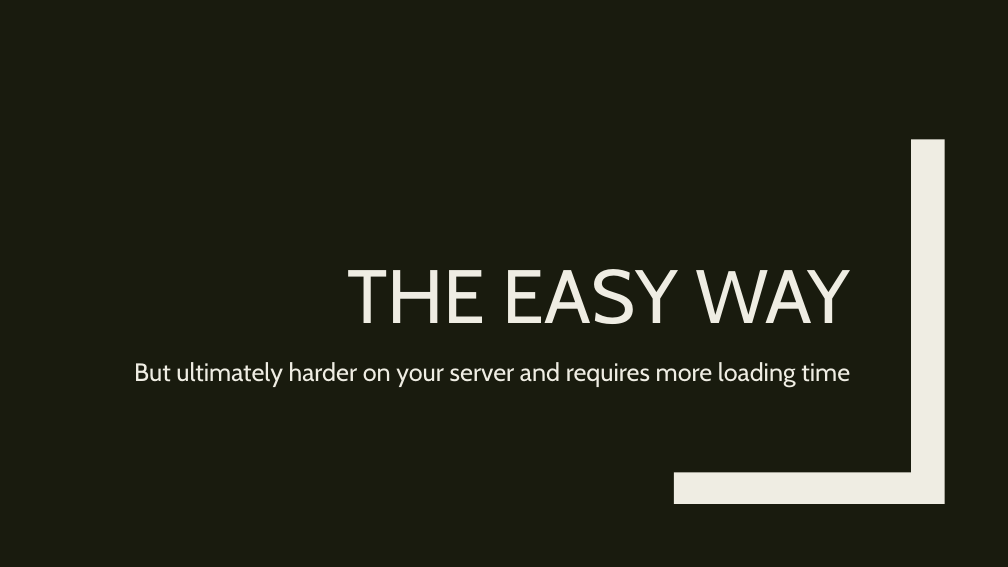
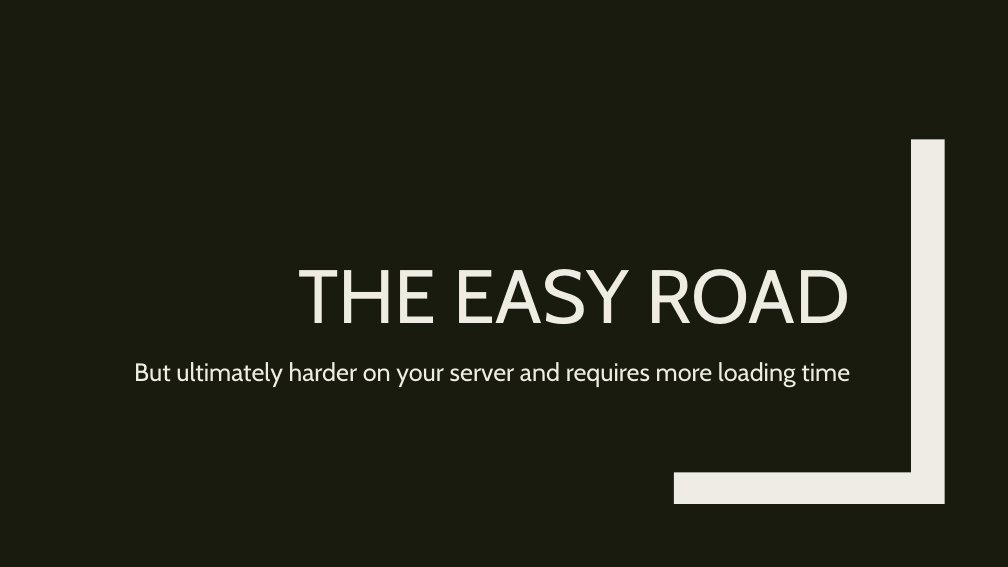
Before and after one commit to RforOperations2018/Class_10-Leaflet-Shiny, a slide deck: slide 6 of Class 10.pptx. Drawn at 1008x567 pixels with LibreOffice and Linux fonts; fonts in the diff are those of the drawing. Boxes give left, top, right and bottom in pixels: in the first picture for what was removed or moved away, otherwise in the second. Text is boxed around its words. In the diff, an @@ line names an element or a change of style, - is before the commit and + after.

```diff
--- a/Class 10.pptx
+++ b/Class 10.pptx
@@ title at (298, 269, 850, 324): text changed @@
-THE EASY WAY
+THE EASY ROAD
```
Also in this commit, not shown: 2 other slides changed, 8 slides added, 4 slides removed, 1 other file.
